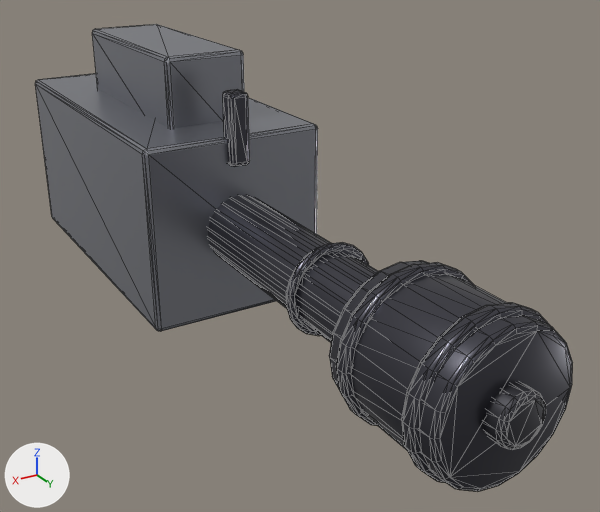
The glTF model models/heavy_cannon.glb, before and after one commit.
Camera for both pictures: a 50 mm lens placed at (1.06, 2.24, 0.92), pointed at (-0.09, 0.32, -0.04). Every picture has the same lights, and +X, +Y and +Z are marked at lower left. The picture after the commit comes second. Mesh edges are drawn as thin lines. Vertices at exactly the same position are counted once.

The scene before the commit, as lines of its bpy script (objects in view):
```python
me_cube = bpy.data.meshes.new('Cube')
me_cube.from_pydata(...)  # 1130 vertices, 2216 faces; spans x -0.29..0.29, y -1.03..1.31, z -0.29..0.5
# faces by material slot: [216, 1812, 188]
me_cube.materials.append(mat_steel)  # grey #9b9ea6
me_cube.materials.append(mat_gunmetal)  # dark grey #55555d
me_cube.materials.append(mat_dark)  # dark grey #3f3f45
ob_heavy_cannon = bpy.data.objects.new('heavy_cannon', me_cube)
ob_heavy_cannon.location = (0.0, 0.0, 0.0)
```
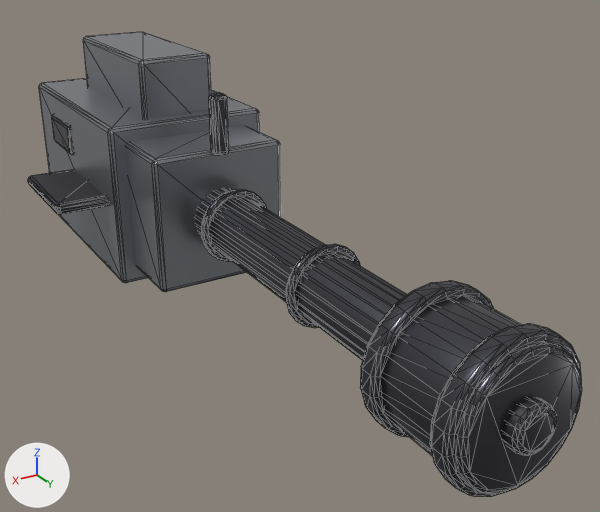
Location of each change, [x1, y1, x2, y2] in pixels of the pictures (600 x 512 px; the box of a moved part takes in the faces that stretch with it):
'heavy_cannon', reshaped
    before: [35, 24, 573, 492]
    after: [28, 32, 582, 497]
part 1 of me_cube, moved or reshaped
    before: [35, 74, 318, 331]
    after: [39, 78, 259, 283]
part 2 of me_cube, moved or reshaped
    before: [92, 24, 244, 128]
    after: [126, 125, 281, 292]
part 3 of me_cube, added
    after: [83, 32, 211, 118]
part 4 of me_cube, moved or reshaped (not visible before)
    after: [201, 190, 267, 261]
part 5 of me_cube, added
    after: [381, 296, 582, 494]
part 6 of me_cube, added
    after: [52, 115, 73, 155]
part 7 of me_cube, moved or reshaped
    before: [223, 89, 250, 167]
    after: [209, 92, 229, 155]
part 8 of me_cube, moved or reshaped
    before: [484, 383, 546, 450]
    after: [504, 397, 557, 456]
part 9 of me_cube, added
    after: [28, 169, 107, 214]
part 10 of me_cube, added
    after: [360, 281, 494, 437]
part 11 of me_cube, added
    after: [430, 324, 582, 497]
part 12 of me_cube, deleted
    before: [336, 262, 474, 426]
part 13 of me_cube, cut back
    before: [208, 195, 573, 492]
    after: [196, 189, 407, 360]

The edits, one by one:
me_cube is used by ob_heavy_cannon; location (0.0, 0.0, 0.0).
me_cube had 1130 vertices, 2216 faces and spanned x -0.29..0.29, y -1.03..1.31, z -0.29..0.5.
me_cube now has 1444 vertices, 2828 faces and spans x -0.27..0.43, y -1.06..1.35, z -0.27..0.45.
me_cube part 1: the loose piece of 56 vertices spanning x -0.29..0.29, y -1.03..0.11, z -0.29..0.29 is scaled about its middle by (0.933, 0.716, 0.933), then moved by (0.0, -0.18, 0.0).
me_cube part 2: the loose piece of 56 vertices spanning x -0.13..0.13, y -0.76..-0.07, z 0.19..0.5 is scaled about its middle by (1.71, 0.454, 1.42), then moved by (0.0, 0.25, -0.34).
me_cube part 3: the loose piece of 56 vertices spanning x -0.13..0.13, y -0.76..-0.07, z 0.19..0.5 is copied, and the copy is scaled about its middle by (0.949, 0.864, 0.916), then moved by (0.0, -0.18, -0.03); it spans x -0.12..0.12, y -0.9..-0.3, z 0.17..0.45.
me_cube part 4: the loose piece of 132 vertices spanning x -0.13..0.13, y 0.03..0.06, z -0.13..0.13 is scaled about its middle by (0.9, 1, 0.9), then moved by (0.0, 0.05, 0.0).
me_cube part 5: the loose piece of 132 vertices spanning x -0.1..0.1, y -0.25..1.17, z -0.11..0.11 is copied, and the copy is scaled about its middle by (1.56, 0.219, 1.56), then moved by (0.0, 0.69, 0.0); it spans x -0.16..0.16, y 0.99..1.31, z -0.16..0.16.
me_cube part 6: the loose piece of 56 vertices spanning x -0.13..0.13, y -0.76..-0.07, z 0.19..0.5 is copied, and the copy is scaled about its middle by (0.14, 0.318, 0.327), then moved by (0.25, -0.37, -0.22), in mat_gunmetal (dark grey #55555d); it spans x 0.22..0.27, y -0.9..-0.67, z 0.07..0.18.
me_cube part 7: the loose piece of 56 vertices spanning x -0.03..0.03, y 0.08..0.15, z 0.2..0.42 is scaled about its middle by (0.745, 0.745, 0.846), then moved by (0.0, -0.12, -0.01).
me_cube part 8: the loose piece of 96 vertices spanning x -0.06..0.06, y 1.17..1.31, z -0.06..0.06 is scaled about its middle by (0.871, 0.819, 0.871), then moved by (0.0, 0.05, 0.0).
me_cube part 9: the loose piece of 56 vertices spanning x -0.29..0.29, y -1.03..0.11, z -0.29..0.29 is copied, and the copy is scaled about its middle by (0.531, 0.311, 0.0389), then moved by (0.28, -0.05, 0.0), in mat_dark (dark grey #38383f); it spans x 0.12..0.43, y -0.69..-0.32, z -0.02..0.02.
me_cube part 10: a new loose piece of 132 vertices spanning x -0.18..0.18, y 1.01..1.06, z -0.18..0.18, in mat_gunmetal (dark grey #55555d).
me_cube part 11: a new loose piece of 132 vertices spanning x -0.18..0.18, y 1.24..1.29, z -0.18..0.18, in mat_gunmetal (dark grey #55555d).
me_cube part 12: the loose piece of 120 vertices spanning x -0.2..0.2, y 0.94..0.99, z -0.2..0.2 is deleted.
me_cube part 13: 472 vertices removed from x -0.2..0.2, y -0.25..1.26, z -0.2..0.2; 232 vertices added at x -0.12..0.12, y -0.62..1.17, z -0.12..0.12.
Other edits to the shape of me_cube do not show in these pictures.
